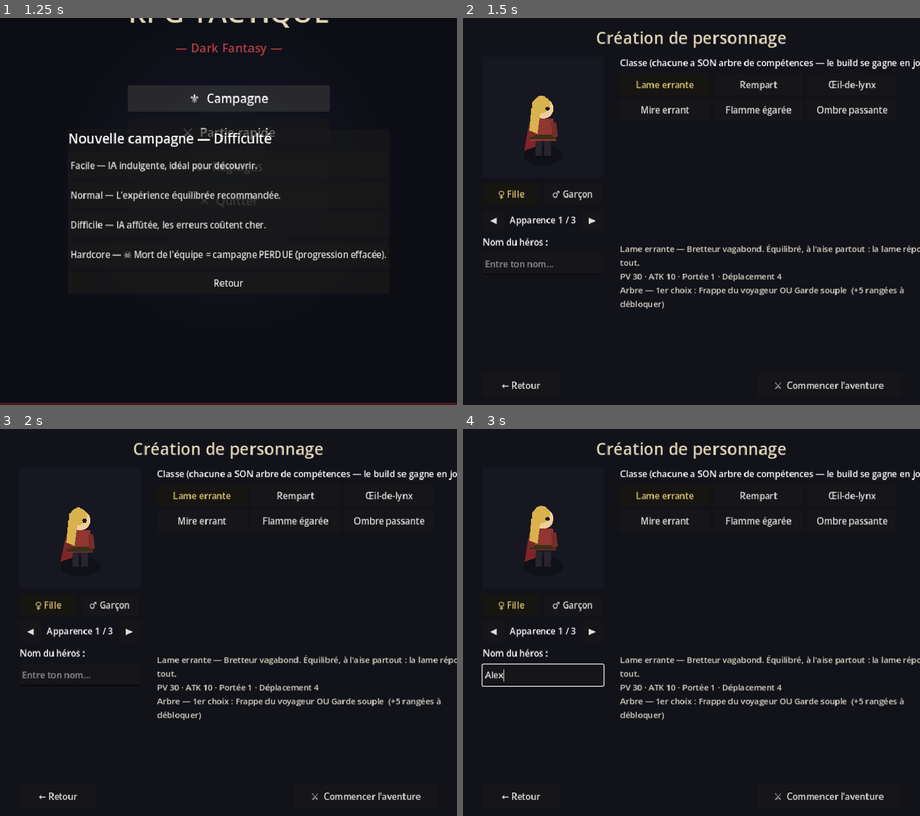
Above: before the commit, frames 1-4 (two rows, left to right).
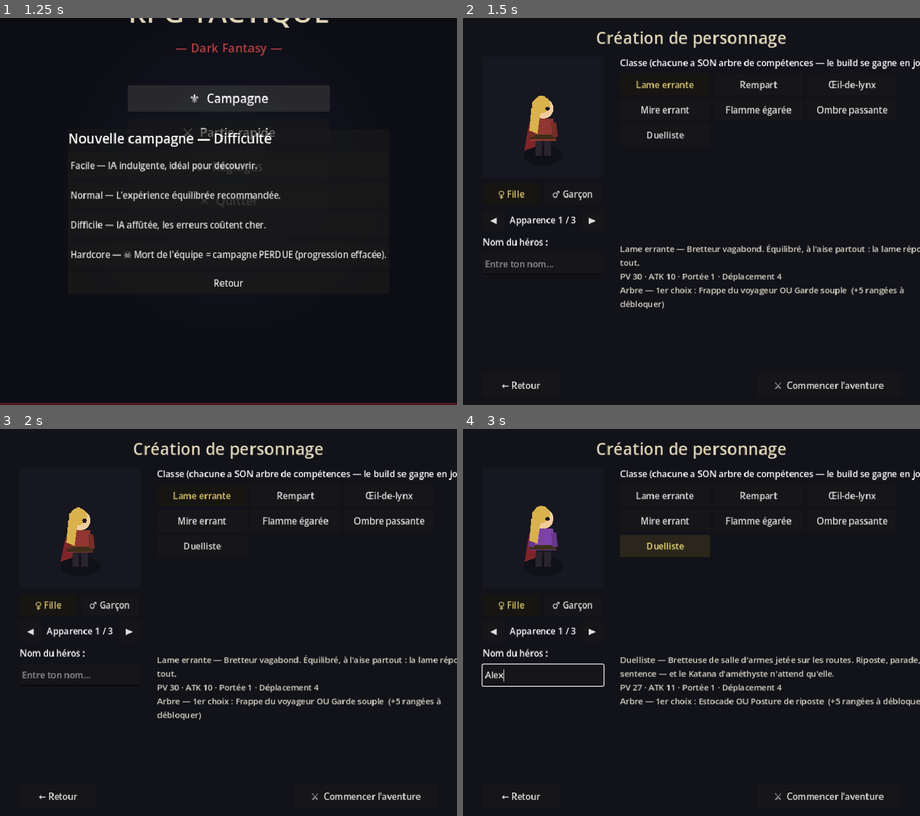
Above: after the commit, the same moments.

Repository: bodji27200-web/mon-jeux-video-
Game: Godot game, scene res://Title.tscn
Two runs of this game, one before a commit and one after it. Both use one fixed random seed, a clock stepped at 60 frames per second and the inputs below.
Inputs (mouse positions are in pixels of both pictures, inside the frame that each line leads up to):
- Up to frame 1 (1.25 s): click "⚜ Campagne" at 0.5 s
- Up to frame 2 (1.5 s): click "Normal — L'expérience équilib…" at 1.25 s
- Up to frame 3 (2 s): no input
- Up to frame 4 (3 s): click (545, 676) at 2.02 s; type "Alex" at 2.1 s; click (664, 545) at 2.75 s, where only the run after the commit has a clickable "Duelliste"

Frame 1 is identical in both runs. In frame 2, less than 0.1% of the frame differs, in the area x 40-49%, y 29-32%; in frame 3, less than 0.1%; in frame 4, 2.2%, in the area x 14-100%, y 16-76%.

Commit message:
Duelliste (7e classe campagne) + Katana d'améthyste équipé
- Classe duelliste_campagne façon Maelle : riposte/parade/estocades,
  arbre dédié (signature : Sentence x2.0)
- Le Katana d'améthyste devient le premier objet ÉQUIPÉ : porté par la
  Duelliste si présent en sacoche (+2 ATK, +5% crit)
- Visuel : lame courbe violette, halo pulsant, particules d'aura qui
  remontent le fil, halo au sol (animé 15 i/s)

https://claude.ai/code/session_01EpgfsrtgHrc32ugg4f27MT

Diff:
--- a/Battle.gd
+++ b/Battle.gd
@@ -101,6 +101,13 @@
 					var mid := str(GameData.campaign_battle_ids[ni])
 					u.apply_growth(GameData.member_progress(mid))
 					_member_of[u] = mid
+					# Le Katana d'améthyste se lie à la DUELLISTE : aura violette
+					# + tranchant surnaturel (+2 ATK, +5% crit). Premier objet équipé.
+					if u.class_id == "duelliste_campagne" \
+							and GameData.campaign_items.has("🗡 Katana d'améthyste"):
+						u.has_katana = true
+						u.data.attack = int(u.data.attack) + 2
+						u.data.crit_chance = float(u.data.crit_chance) + 0.05
 				ni += 1
 	_start_player = GameData.player_team.size()
 	_start_ai = GameData.ai_team.size()
--- a/GameData.gd
+++ b/GameData.gd
@@ -500,6 +500,13 @@
 		"description": "Tueur discret. Fragile mais foudroyant : frappe le premier, frappe le dernier.",
 		"max_hp": 24, "move_range": 5, "attack": 13, "attack_range": 1,
 		"crit_chance": 0.30, "behavior": "melee", "role": "melee",
+		"hidden": true, "skills": [],
+	},
+	"duelliste_campagne": {
+		"name": "Duelliste", "color": Color(0.68, 0.36, 0.92), "symbol": "D",
+		"description": "Bretteuse de salle d'armes jetée sur les routes. Riposte, parade, sentence — et le Katana d'améthyste n'attend qu'elle.",
+		"max_hp": 27, "move_range": 4, "attack": 11, "attack_range": 1,
+		"crit_chance": 0.25, "behavior": "melee", "role": "melee",
 		"hidden": true, "skills": [],
 	},
 	# Luna : compagnonne archère rencontrée à la taverne (émotions à règles).
@@ -872,6 +879,20 @@
 		[{"name": "Ombre passante", "type": "heavy_strike", "target": "enemy", "dmg_mult": 2.0, "range": 1, "cooldown": 3, "desc": "On ne la voit qu'une fois (×2.0)."},
 		 {"name": "Parade fantôme", "type": "self_buff", "target": "self", "buff": "parade", "cooldown": 3, "desc": "Bloque ENTIÈREMENT la prochaine attaque."}],
 	],
+	"duelliste_campagne": [
+		[{"name": "Estocade", "type": "heavy_strike", "target": "enemy", "dmg_mult": 1.5, "range": 1, "cooldown": 3, "desc": "Coup d'escrime précis (×1.5)."},
+		 {"name": "Posture de riposte", "type": "self_buff", "target": "self", "buff": "riposte", "cooldown": 3, "desc": "Contre-attaque automatique au corps à corps (2 tours)."}],
+		[{"name": "Parade", "type": "self_buff", "target": "self", "buff": "parade", "cooldown": 3, "desc": "Bloque ENTIÈREMENT la prochaine attaque reçue."},
+		 {"name": "Entaille exposante", "type": "apply_debuff", "target": "enemy", "buff": "vulnerabilite", "range": 1, "cooldown": 3, "desc": "Ouvre la garde : +35% de dégâts subis (2 tours)."}],
+		[{"name": "Pas de velours", "type": "teleport_strike", "target": "enemy", "range": 4, "cooldown": 3, "desc": "Glisse au contact d'une cible distante et frappe."},
+		 {"name": "Affûtage", "type": "self_buff", "target": "self", "buff": "force", "cooldown": 4, "desc": "+50% de dégâts (2 tours)."}],
+		[{"name": "Croc-jambe", "type": "apply_debuff", "target": "enemy", "buff": "racines", "range": 1, "cooldown": 4, "desc": "Fauche l'appui : immobilise 1 tour."},
+		 {"name": "Garde haute", "type": "self_buff", "target": "self", "buff": "garde", "cooldown": 4, "desc": "-60% de dégâts subis (2 tours)."}],
+		[{"name": "Estocade parfaite", "type": "heavy_strike", "target": "enemy", "dmg_mult": 1.8, "range": 1, "cooldown": 3, "desc": "Le geste répété mille fois (×1.8)."},
+		 {"name": "Lame dansante", "type": "cleave", "target": "enemy", "radius": 1, "dmg_mult": 1.1, "range": 1, "cooldown": 3, "desc": "Valse d'acier sur la cible et ses voisins (×1.1)."}],
+		[{"name": "Sentence", "type": "heavy_strike", "target": "enemy", "dmg_mult": 2.0, "range": 1, "cooldown": 3, "desc": "Le duel ne se gagne qu'une fois (×2.0)."},
+		 {"name": "Démonstration", "type": "team_debuff", "target": "self", "buff": "affaiblissement", "cooldown": 4, "desc": "Son aisance glace TOUS les ennemis : -30% de dégâts (2 tours)."}],
+	],
 }
 
 
--- a/Unit.gd
+++ b/Unit.gd
@@ -47,6 +47,7 @@
 
 var data: Dictionary = {}
 var display_name := ""  # nom affiché (héros de campagne) ; vide = nom de classe
+var has_katana := false  # Katana d'améthyste équipé (Duelliste) : aura violette
 var hp := 0
 var has_moved := false
 var has_acted := false
@@ -77,7 +78,7 @@
 func _process(delta: float) -> void:
 	if not is_alive():
 		return
-	if data.has("figure") or data.has("figure_npc"):
+	if data.has("figure") or data.has("figure_npc") or has_katana:
 		# Figures de campagne : animation continue mais redessin à 15 i/s
 		# seulement (60 redraws/s de vecteurs = trop pour le navigateur Xbox).
 		_anim_phase += delta
@@ -469,11 +470,39 @@
 	draw_arc(Vector2(0, -13), 8.0, 0.0, TAU, 20, dark, 1.5)
 	draw_circle(Vector2(-3, -14), 1.4, Color(0.10, 0.10, 0.12))
 	draw_circle(Vector2(3, -14), 1.4, Color(0.10, 0.10, 0.12))
-	_draw_weapon(_weapon_kind(), col, dark)
+	if has_katana:
+		_draw_katana()
+	else:
+		_draw_weapon(_weapon_kind(), col, dark)
 	var font := ThemeDB.fallback_font
 	var lum: float = col.r * 0.299 + col.g * 0.587 + col.b * 0.114
 	var sym_col: Color = Color.BLACK if lum > 0.55 else Color(1, 1, 1, 0.92)
 	draw_string(font, Vector2(-4.5, 8.0), str(data.symbol), HORIZONTAL_ALIGNMENT_LEFT, -1, 12, sym_col)
+
+
+# LE Katana d'améthyste : longue lame courbe violette, halo pulsant,
+# particules d'aura qui remontent le fil. Le petit kiff du jeu.
+func _draw_katana() -> void:
+	var t := _anim_phase
+	var glow := Color(0.72, 0.40, 1.0)
+	var pulse := 0.30 + 0.20 * sin(t * 3.2)
+	# Lame courbe : trois segments (halo large dessous, cœur clair dessus).
+	var pts := PackedVector2Array([
+		Vector2(14.0, 9.0), Vector2(19.0, -5.0), Vector2(25.0, -19.0)])
+	draw_polyline(pts, Color(glow, pulse), 6.0)
+	draw_polyline(pts, Color(glow, pulse + 0.25), 3.2)
+	draw_polyline(pts, Color(0.94, 0.86, 1.0), 1.4)
+	# Tsuba dorée + poignée sombre tressée.
+	draw_circle(Vector2(14.0, 9.0), 2.4, Color(0.85, 0.70, 0.30))
+	draw_line(Vector2(14.0, 9.0), Vector2(12.0, 15.0), Color(0.16, 0.10, 0.22), 3.0)
+	# Particules d'aura : elles remontent le fil de la lame en boucle.
+	for i in 3:
+		var k := fposmod(t * 0.7 + float(i) / 3.0, 1.0)
+		var p := pts[0].lerp(pts[2], k) + Vector2(sin(t * 4.0 + float(i)) * 1.6, 0.0)
+		draw_circle(p, 2.0, Color(glow, (1.0 - k) * 0.5))
+		draw_circle(p, 0.9, Color(0.95, 0.85, 1.0, (1.0 - k) * 0.9))
+	# Halo d'aura au sol (la lame déteint sur sa porteuse).
+	_draw_ellipse(Vector2(0, 15), 16.0, 6.0, Color(glow, pulse * 0.30))
 
 
 # Type d'arme dessinée, déduit du rôle / profil de la classe (data-driven).
Not shown, changed: CLAUDE.md
